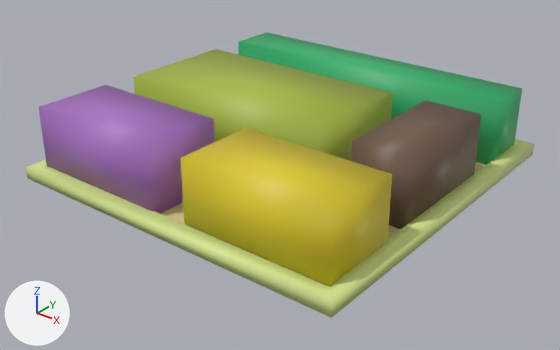
The FBX model poly-krisis/poly-krisisContent/Models/Level/level1.fbx as it was, and as the next commit left it.
Before and after are seen from a camera (50 mm lens) standing at (0.721, -0.923, 0.54) and looking at (0.008, -0.032, -0.012). The axes (+X, +Y, +Z) are drawn at lower left. The lights are the same throughout. Where no turn or scale is listed for an object, it has been applied to the vertices.
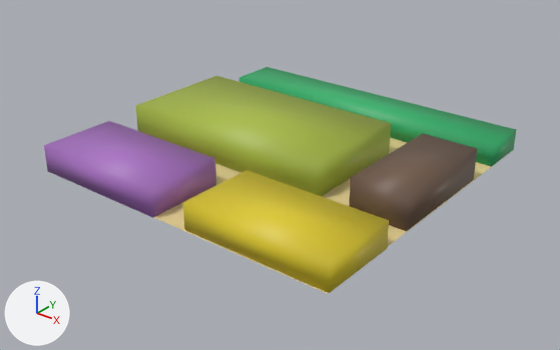
What differs and where, as boxes [x1, y1, x2, y2] in the pictures (560 x 350 px):
'Cube_002', mesh rescaled
    before: [133, 49, 393, 161]
    after: [136, 76, 391, 196]
'Cube', mesh rescaled (22% shorter)
    before: [180, 128, 392, 286]
    after: [183, 170, 389, 293]
'Cube_004', mesh rescaled (25% shorter)
    before: [238, 32, 522, 165]
    after: [239, 67, 516, 167]
'Cube_001', mesh rescaled (25% shorter)
    before: [38, 85, 215, 214]
    after: [44, 121, 216, 218]
'Cube_005', deleted (green)
    before: [26, 139, 534, 318]
'Cube_003', mesh rescaled (25% shorter)
    before: [351, 100, 481, 229]
    after: [349, 134, 477, 231]
'Plane', unchanged, uncovered by the edit
    before: [161, 162, 485, 239]
    after: [154, 138, 513, 293]

Diff of the bpy script that builds the scene:
```diff
--- a/poly-krisis/poly-krisisContent/Models/Level/level1.fbx.py
+++ b/poly-krisis/poly-krisisContent/Models/Level/level1.fbx.py
@@ me_cube_001 @@
 me_cube_001.from_pydata(...)  # 8 vertices, 6 faces; spans x -0.277..-0.031, y -0.275..-0.142, z 0.0..0.11
 # used by ob_cube_001; location = (0.0, 0.0, 0.0)
+# me_cube_001 part 5: the whole mesh is scaled about the mesh origin by (1, 1, 0.414)
 me_cube_001.materials.append(mat_material_007)
@@ me_cube_003 @@
 me_cube_003.from_pydata(...)  # 8 vertices, 6 faces; spans x 0.177..0.272, y -0.082..0.125, z 0.0..0.11
 # used by ob_cube_003; location = (0.0, 0.0, 0.0)
+# me_cube_003 part 3: the whole mesh is scaled about the mesh origin by (1, 1, 0.486)
 me_cube_003.materials.append(mat_material_001)
@@ me_cube @@
 me_cube.from_pydata(...)  # 8 vertices, 6 faces; spans x 0.03..0.276, y -0.272..-0.139, z 0.0..0.11
 # used by ob_cube; location = (0.0, 0.0, 0.0)
+# me_cube part 1: the whole mesh is scaled about the mesh origin by (1, 1, 0.389)
 me_cube.materials.append(mat_material_006)
@@ me_cube_002 @@
 me_cube_002.from_pydata(...)  # 8 vertices, 6 faces; spans x -0.273..0.118, y -0.084..0.124, z 0.0..0.11
 # used by ob_cube_002; location = (0.0, 0.0, 0.0)
+# me_cube_002 part 4: the whole mesh is scaled about the mesh origin by (1, 1, 0.52)
 me_cube_002.materials.append(mat_material_000)
@@ me_cube_004 @@
 me_cube_004.from_pydata(...)  # 8 vertices, 6 faces; spans x -0.273..0.273, y 0.188..0.275, z 0.0..0.11
 # used by ob_cube_004; location = (0.0, 0.0, 0.0)
+# me_cube_004 part 2: the whole mesh is scaled about the mesh origin by (1, 1, 0.336)
 me_cube_004.materials.append(mat_material_002)
@@ ob_cube_005 @@
-ob_cube_005 = bpy.data.objects.new('Cube_005', me_cube_005)
-ob_cube_005.location = (0.0, 0.0, 0.0)
```
